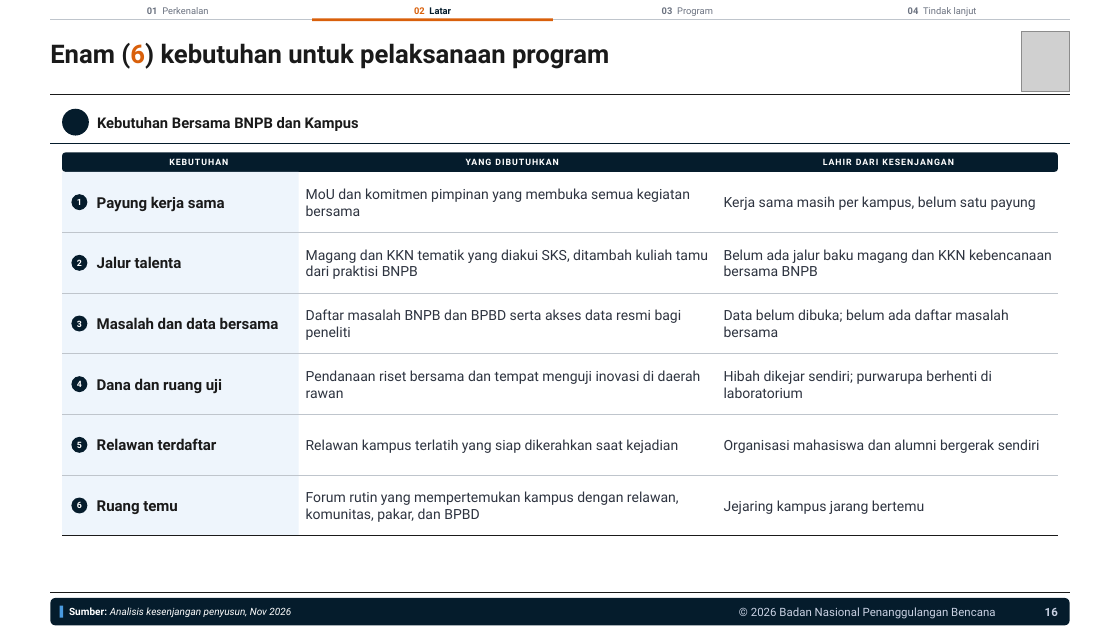
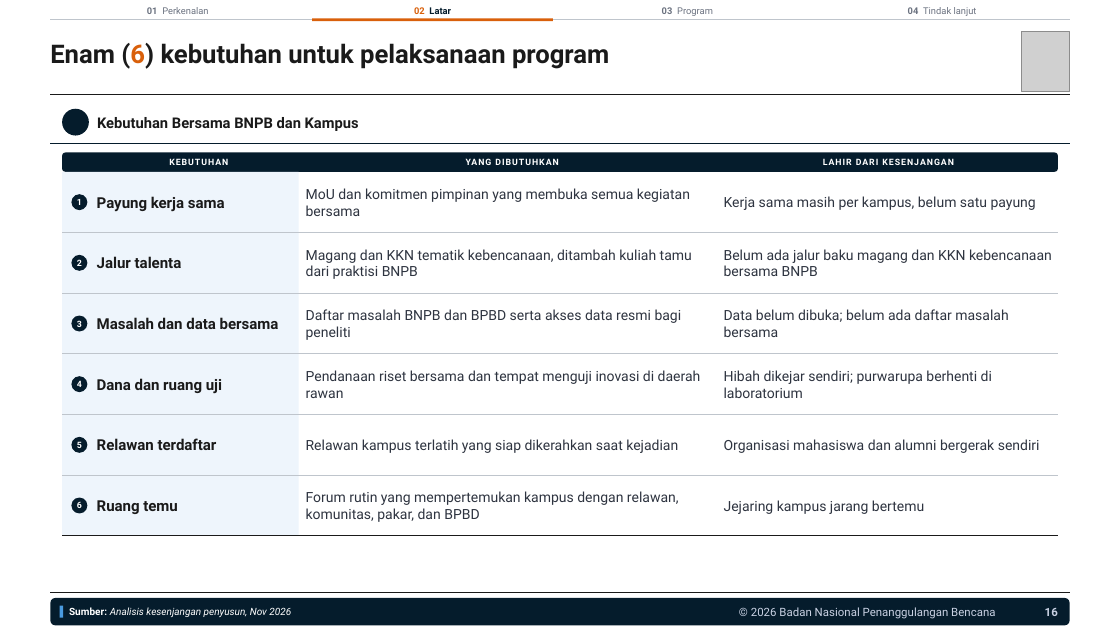
Before and after one commit to terasurbannetwork/poskokarhutla, a slide deck: slide 16 of data/kegiatan-bnpb/kunjungan-kampus/ITB/Paparan Kerja Sama BNPB dengan ITB 041126 (rev11).pptx. Drawn at 1120x630 pixels with LibreOffice and Linux fonts; fonts in the diff are those of the drawing; grey boxes stand for pictures; background and template pictures are left out. Boxes give left, top, right and bottom in pixels: in the first picture for what was removed or moved away, otherwise in the second. Text is boxed around its words. In the diff, an @@ line names an element or a change of style, - is before the commit and + after.

```diff
--- a/data/kegiatan-bnpb/kunjungan-kampus/ITB/Paparan Kerja Sama BNPB dengan ITB 041126 (rev11).pptx
+++ b/data/kegiatan-bnpb/kunjungan-kampus/ITB/Paparan Kerja Sama BNPB dengan ITB 041126 (rev11).pptx
@@ text at <box>306,249,692,279</box>: text changed @@
-Magang dan KKN tematik yang diakui SKS, ditambah kuliah tamu dari praktisi BNPB
+Magang dan KKN tematik kebencanaan, ditambah kuliah tamu dari praktisi BNPB
```
Also in this commit, not shown: 1 other file.
